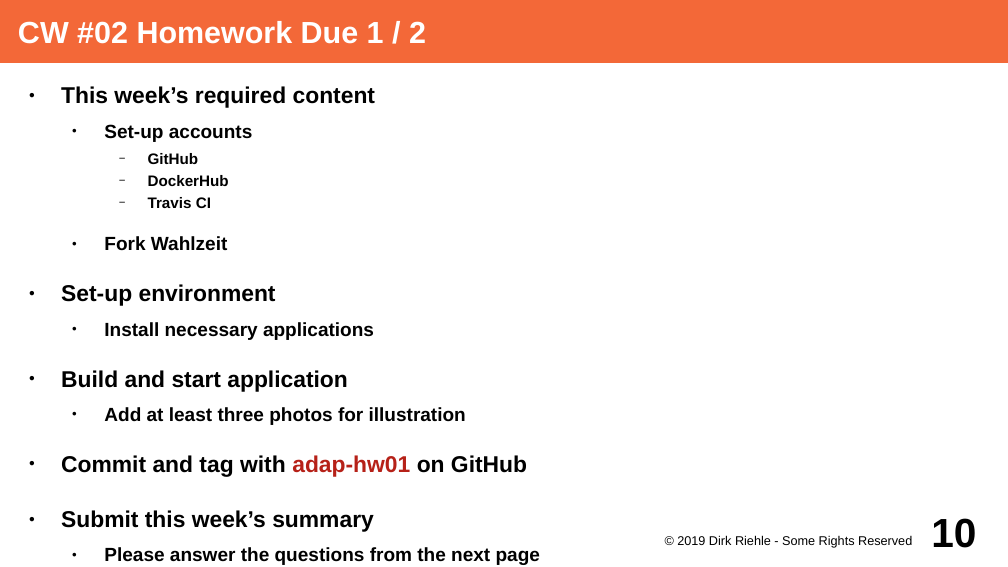
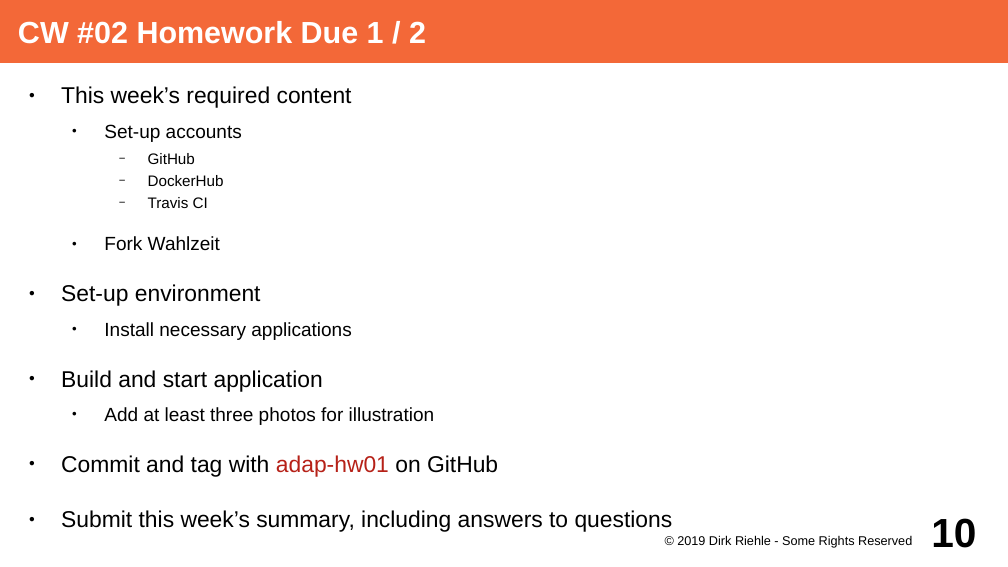
Before and after one commit to dirkriehle/adap-course, a slide deck: slide 10 of Lecture Slides/ADAP A02 - Course Schedule.odp. Drawn at 1008x567 pixels with LibreOffice and Linux fonts; fonts in the diff are those of the drawing. Boxes give left, top, right and bottom in pixels: in the first picture for what was removed or moved away, otherwise in the second. Text is boxed around its words. In the diff, an @@ line names an element or a change of style, - is before the commit and + after.

```diff
--- a/Lecture Slides/ADAP A02 - Course Schedule.odp
+++ b/Lecture Slides/ADAP A02 - Course Schedule.odp
@@ text at (61, 86, 498, 477): bold off in "This week’s required content", "Set-up accounts", "GitHub", "DockerHub" and 7 more places @@
@@ text at (61, 510, 673, 532): text changed; size 15 to 18 pt; bold off @@
-● Submit this week’s summary
-  ● Please answer the questions from the next page
+● Submit this week’s summary, including answers to questions
```
Also in this commit, not shown: 34 other slides changed, 10 slides added, 7 other files.
